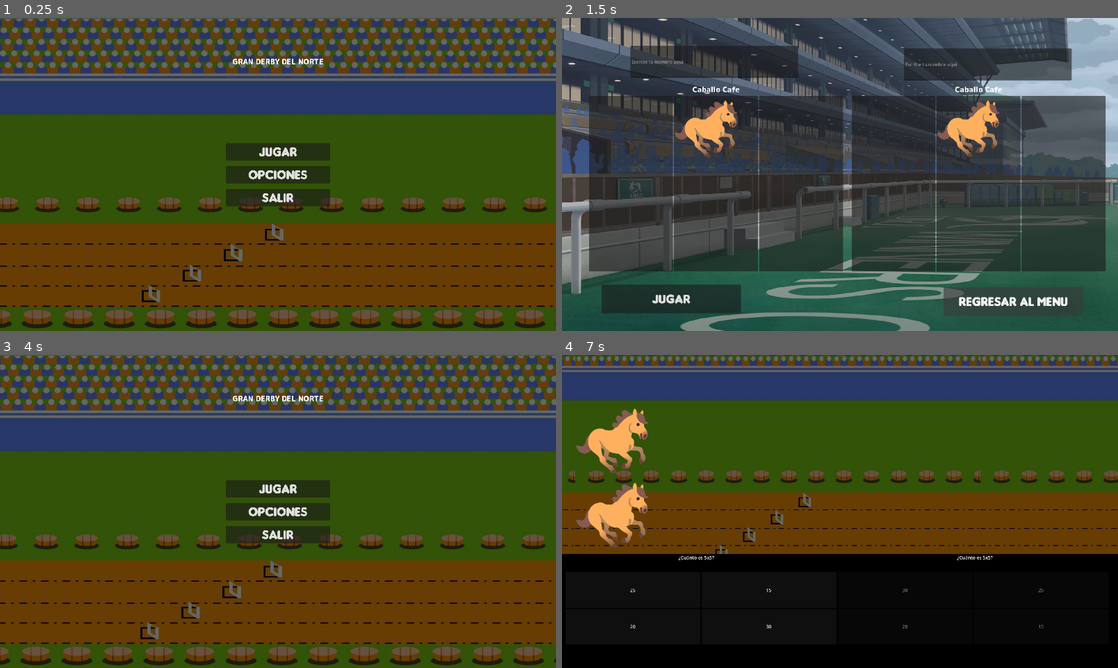
Above: before the commit, frames 1-4 (two rows, left to right).
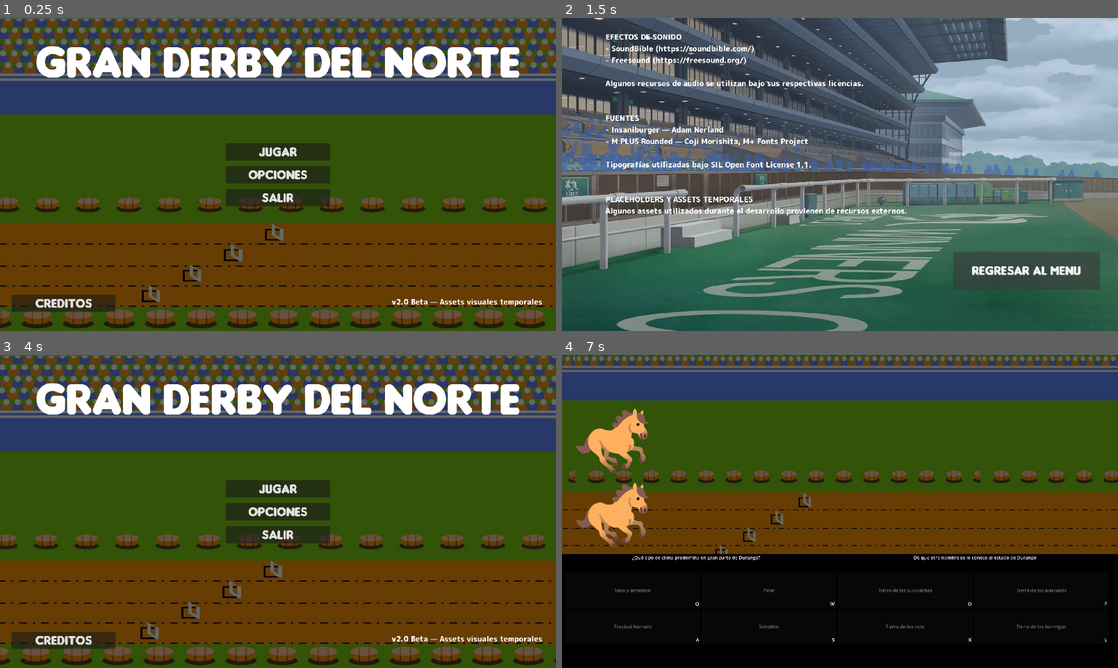
Above: after the commit, the same moments.

Repository: Rodalex05/Juego-Caballos
Game: Godot game, scene res://Escenas/Menu_Principal/menu_principal.tscn
Same seed, same stepped clock (60 frames per second), same inputs: the game is played once before the commit and once after it.
Inputs (mouse positions are in pixels of both pictures, inside the frame that each line leads up to):
- Up to frame 1 (0.25 s): no input
- Up to frame 2 (1.5 s): click "JUGAR" (after the commit: "CREDITOS") at 0.5 s; click "REGRESAR AL MENU" (after the commit: "Regresar al menu") at 1.25 s
- Up to frame 3 (4 s): click "JUGAR" at 2 s; click (150, 398) at 2.77 s; type "Alex" at 2.85 s; click (428, 401) at 3 s; type "Alex" at 3.08 s; click "REGRESAR AL MENU" at 3.5 s
- Up to frame 4 (7 s): click "JUGAR" at 4.25 s; click (628, 520) at 5.02 s; click (801, 520) at 5.77 s; click "JUGAR" at 6.5 s

The runs differ from the first frame. In frame 1, 6.7% of the frame differs, in the area x 2-98%, y 8-94%; in frame 2, 71%, in the area x 0-100%, y 0-100%; in frame 3, 6.7%; in frame 4, 0.6%.

Commit message:
Mejoras

Diff:
--- /dev/null
+++ b/Escenas/Creditos/Creditos.tscn
@@ -0,0 +1,70 @@
+[gd_scene format=3 uid="uid://5pkpfysn4eja"]
+
+[ext_resource type="Texture2D" uid="uid://b17xx84hfvx4k" path="res://sprites/Escenarios/Bg_0056_00411.png" id="1_nfbil"]
+[ext_resource type="Theme" uid="uid://cjx38561hocxb" path="res://Temas/Labels.tres" id="2_4bbef"]
+[ext_resource type="Theme" uid="uid://cvshnhlprb4rk" path="res://Temas/Btn_Menu_principal.tres" id="3_4bbef"]
+[ext_resource type="Script" uid="uid://dt7d6b32fiusw" path="res://Escenas/Menu_Ganador/Script/btn_regresar.gd" id="4_qc4ys"]
+[ext_resource type="AudioStream" uid="uid://3bceg5y8wyd2" path="res://SFX/sfx_Boton_pressed.wav" id="5_56kt0"]
+[ext_resource type="AudioStream" uid="uid://4qyyf47663fv" path="res://SFX/sfx_hover_menu.wav" id="6_747sr"]
+
+[node name="Ganador" type="Control" unique_id=437828833]
+layout_mode = 3
+anchors_preset = 15
+anchor_right = 1.0
+anchor_bottom = 1.0
+grow_horizontal = 2
+grow_vertical = 2
+
+[node name="TextureRect" type="TextureRect" parent="." unique_id=32976540]
+layout_mode = 0
+offset_left = -226.0
+offset_top = -10.0
+offset_right = 1980.0
+offset_bottom = 1081.0
+texture = ExtResource("1_nfbil")
+
+[node name="Label" type="Label" parent="." unique_id=958248619]
+layout_mode = 0
+offset_left = 150.0
+offset_top = 47.0
+offset_right = 1601.0
+offset_bottom = 363.0
+theme = ExtResource("2_4bbef")
+text = "EFECTOS DE SONIDO
+- SoundBible (https://soundbible.com/)
+- Freesound (https://freesound.org/)
+
+Algunos recursos de audio se utilizan bajo sus respectivas licencias.
+
+
+FUENTES
+- Insaniburger — Adam Nerland
+- M PLUS Rounded — Coji Morishita, M+ Fonts Project
+
+Tipografías utilizadas bajo SIL Open Font License 1.1.
+
+
+PLACEHOLDERS Y ASSETS TEMPORALES
+Algunos assets utilizados durante el desarrollo provienen de recursos externos."
+
+[node name="Btn_Regresar" type="Button" parent="." unique_id=1807446327 node_paths=PackedStringArray("sfx_pasar", "sfx_select")]
+layout_mode = 0
+offset_left = 1351.0
+offset_top = 807.0
+offset_right = 1857.0
+offset_bottom = 937.0
+theme = ExtResource("3_4bbef")
+text = "Regresar al menu"
+script = ExtResource("4_qc4ys")
+sfx_pasar = NodePath("../Audio_Hover")
+sfx_select = NodePath("../AudioClick")
+
+[node name="AudioClick" type="AudioStreamPlayer" parent="." unique_id=2064833456]
+stream = ExtResource("5_56kt0")
+bus = &"bus_sfx"
+
+[node name="Audio_Hover" type="AudioStreamPlayer" parent="." unique_id=187162521]
+stream = ExtResource("6_747sr")
+bus = &"bus_sfx"
+
+[connection signal="mouse_entered" from="Btn_Regresar" to="Btn_Regresar" method="_on_mouse_entered"]
--- a/Escenas/Menu_Ganador/Script/btn_regresar.gd
+++ b/Escenas/Menu_Ganador/Script/btn_regresar.gd
@@ -1,7 +1,15 @@
 extends Button
+@export var sfx_pasar : AudioStreamPlayer
+@export var sfx_select : AudioStreamPlayer
 #manda al menu principal
 func _ready() -> void:
 	pressed.connect(_menu)
 func _menu():
+	#Reproduce el sonido
+	sfx_select.play()
 	await get_tree().create_timer(0.2).timeout
 	get_tree().change_scene_to_file("res://Escenas/Menu_Principal/menu_principal.tscn")
+
+#Sonar si se pasa el mouse encima
+func _on_mouse_entered() -> void:
+	sfx_pasar.play()
--- a/Escenas/Menu_Ganador/ganador.tscn
+++ b/Escenas/Menu_Ganador/ganador.tscn
@@ -2,8 +2,10 @@
 
 [ext_resource type="Texture2D" uid="uid://b17xx84hfvx4k" path="res://sprites/Escenarios/Bg_0056_00411.png" id="1_k6dkh"]
 [ext_resource type="Script" uid="uid://5kw4mkro13pf" path="res://Escenas/Menu_Ganador/Script/label_ganador2.gd" id="2_1pxpu"]
-[ext_resource type="Theme" uid="uid://bbxupr6wek47v" path="res://Temas/Check_button.tres" id="3_1pxpu"]
+[ext_resource type="Theme" uid="uid://cvshnhlprb4rk" path="res://Temas/Btn_Menu_principal.tres" id="3_1pxpu"]
 [ext_resource type="Script" uid="uid://dt7d6b32fiusw" path="res://Escenas/Menu_Ganador/Script/btn_regresar.gd" id="4_7f2gi"]
+[ext_resource type="AudioStream" uid="uid://4qyyf47663fv" path="res://SFX/sfx_hover_menu.wav" id="5_sg06g"]
+[ext_resource type="AudioStream" uid="uid://3bceg5y8wyd2" path="res://SFX/sfx_Boton_pressed.wav" id="6_sg4b7"]
 
 [node name="Ganador" type="Control" unique_id=437828833]
 layout_mode = 3
@@ -30,12 +32,20 @@
 text = "Felicidades"
 script = ExtResource("2_1pxpu")
 
-[node name="Btn_Regresar" type="Button" parent="." unique_id=1807446327]
+[node name="Btn_Regresar" type="Button" parent="." unique_id=1807446327 node_paths=PackedStringArray("sfx_pasar", "sfx_select")]
 layout_mode = 0
-offset_left = 1229.0
-offset_top = 711.0
-offset_right = 1857.0
-offset_bottom = 937.0
+offset_left = 1232.0
+offset_top = 762.0
+offset_right = 1860.0
+offset_bottom = 988.0
 theme = ExtResource("3_1pxpu")
 text = "Regresar al menu"
 script = ExtResource("4_7f2gi")
+sfx_pasar = NodePath("../AudioPasar")
+sfx_select = NodePath("../AudioPresionar")
+
+[node name="AudioPasar" type="AudioStreamPlayer" parent="." unique_id=1552412211]
+stream = ExtResource("5_sg06g")
+
+[node name="AudioPresionar" type="AudioStreamPlayer" parent="." unique_id=144112494]
+stream = ExtResource("6_sg4b7")
--- a/Escenas/Menu_Ganador/ganador2.tscn
+++ b/Escenas/Menu_Ganador/ganador2.tscn
@@ -1,8 +1,9 @@
 [gd_scene format=3 uid="uid://pawota5fssk7"]
 
 [ext_resource type="Texture2D" uid="uid://b17xx84hfvx4k" path="res://sprites/Escenarios/Bg_0056_00411.png" id="1_nwsta"]
-[ext_resource type="Script" uid="uid://b2b1my8ytpkg0" path="res://Escenas/Menu_Ganador/Script/label_ganador.gd" id="2_mxx7n"]
-[ext_resource type="Theme" uid="uid://bbxupr6wek47v" path="res://Temas/Check_button.tres" id="3_leydk"]
+[ext_resource type="Theme" uid="uid://c2hav4o47l1gq" path="res://Temas/lb_creditos.tres" id="2_leydk"]
+[ext_resource type="Script" uid="uid://5kw4mkro13pf" path="res://Escenas/Menu_Ganador/Script/label_ganador2.gd" id="3_mxx7n"]
+[ext_resource type="Theme" uid="uid://cvshnhlprb4rk" path="res://Temas/Btn_Menu_principal.tres" id="3_nwsta"]
 [ext_resource type="Script" uid="uid://dt7d6b32fiusw" path="res://Escenas/Menu_Ganador/Script/btn_regresar.gd" id="4_y6oa5"]
 
 [node name="Ganador" type="Control" unique_id=437828833]
@@ -23,12 +24,12 @@
 
 [node name="Label" type="Label" parent="." unique_id=958248619]
 layout_mode = 0
-offset_left = 150.0
-offset_top = 47.0
-offset_right = 1601.0
-offset_bottom = 363.0
-text = "Felicidades"
-script = ExtResource("2_mxx7n")
+offset_left = 89.0
+offset_top = 56.0
+offset_right = 1540.0
+offset_bottom = 741.0
+theme = ExtResource("2_leydk")
+script = ExtResource("3_mxx7n")
 
 [node name="Btn_Regresar" type="Button" parent="." unique_id=1807446327]
 layout_mode = 0
@@ -36,6 +37,6 @@
 offset_top = 711.0
 offset_right = 1857.0
 offset_bottom = 937.0
-theme = ExtResource("3_leydk")
+theme = ExtResource("3_nwsta")
 text = "Regresar al menu"
 script = ExtResource("4_y6oa5")
--- a/Escenas/Menu_Principal/menu_principal.tscn
+++ b/Escenas/Menu_Principal/menu_principal.tscn
@@ -9,7 +9,9 @@
 [ext_resource type="Script" uid="uid://c2y2tstrfgkv5" path="res://Escenas/Menu_Principal/Scripts/btn_select.gd" id="5_ciq5v"]
 [ext_resource type="PackedScene" uid="uid://conh6y0ukxgkv" path="res://Escenas/Menu_Opciones/Menu_opciones.tscn" id="6_8noi1"]
 [ext_resource type="AudioStream" uid="uid://3bceg5y8wyd2" path="res://SFX/sfx_Boton_pressed.wav" id="8_ciq5v"]
-[ext_resource type="Theme" uid="uid://cjx38561hocxb" path="res://Temas/Labels.tres" id="10_6voup"]
+[ext_resource type="Theme" uid="uid://d0ww38uiany33" path="res://Temas/Labeltitulo.tres" id="10_6voup"]
+[ext_resource type="Theme" uid="uid://cjx38561hocxb" path="res://Temas/Labels.tres" id="11_x8ylp"]
+[ext_resource type="PackedScene" uid="uid://5pkpfysn4eja" path="res://Escenas/Creditos/Creditos.tscn" id="12_vl7im"]
 
 [node name="Menu_principal" type="Control" unique_id=1360911147]
 layout_mode = 3
@@ -81,7 +83,7 @@
 stream = ExtResource("8_ciq5v")
 bus = &"bus_sfx"
 
-[node name="Label" type="Label" parent="." unique_id=1567975048]
+[node name="Lb_Titulo" type="Label" parent="." unique_id=1567975048]
 layout_mode = 1
 anchors_preset = 5
 anchor_left = 0.5
@@ -95,6 +97,29 @@
 horizontal_alignment = 1
 vertical_alignment = 1
 
+[node name="Label" type="Label" parent="." unique_id=1777509066]
+layout_mode = 0
+offset_left = 1353.0
+offset_top = 961.0
+offset_right = 1873.0
+offset_bottom = 1031.0
+theme = ExtResource("11_x8ylp")
+text = "v2.0 Beta — Assets visuales temporales"
+
+[node name="Btn_Creditos" type="Button" parent="." unique_id=1003466527 node_paths=PackedStringArray("sfx_pasar", "sfx_select")]
+layout_mode = 0
+offset_left = 40.0
+offset_top = 955.0
+offset_right = 399.0
+offset_bottom = 1014.0
+theme = ExtResource("1_68geh")
+text = "CREDITOS"
+script = ExtResource("3_v6jxy")
+escena_seleccion = ExtResource("12_vl7im")
+sfx_pasar = NodePath("../SFX_Hover")
+sfx_select = NodePath("../SFX_Select")
+
 [connection signal="mouse_entered" from="VBoxContainer/Btn_Iniciar" to="VBoxContainer/Btn_Iniciar" method="_on_mouse_entered"]
 [connection signal="mouse_entered" from="VBoxContainer/Btn_Opciones" to="VBoxContainer/Btn_Opciones" method="_on_mouse_entered"]
 [connection signal="mouse_entered" from="VBoxContainer/Btn_Salir" to="VBoxContainer/Btn_Salir" method="_on_mouse_entered"]
+[connection signal="mouse_entered" from="Btn_Creditos" to="Btn_Creditos" method="_on_mouse_entered"]
--- a/Escenas/Menu_Seleccion/Menu_seleccion.tscn
+++ b/Escenas/Menu_Seleccion/Menu_seleccion.tscn
@@ -59,13 +59,15 @@
 stream = ExtResource("4_3fgqy")
 bus = &"bus_sfx"
 
-[node name="VBoxContainer" type="VBoxContainer" parent="." unique_id=1677728101]
+[node name="VBoxContainer" type="VBoxContainer" parent="." unique_id=1677728101 node_paths=PackedStringArray("sfx_pasar", "sfx_select")]
 layout_mode = 0
 offset_left = 94.0
 offset_top = 228.0
 offset_right = 971.0
 offset_bottom = 874.0
 script = ExtResource("6_7d545")
+sfx_pasar = NodePath("../Sfx_hover")
+sfx_select = NodePath("../sfx_press")
 
 [node name="LabelNombre" type="Label" parent="VBoxContainer" unique_id=732303786]
 layout_mode = 2
@@ -97,13 +99,15 @@
 layout_mode = 2
 size_flags_horizontal = 3
 
-[node name="VBoxContainer2" type="VBoxContainer" parent="." unique_id=1596790314]
+[node name="VBoxContainer2" type="VBoxContainer" parent="." unique_id=1596790314 node_paths=PackedStringArray("sfx_pasar", "sfx_select")]
 layout_mode = 0
 offset_left = 1000.0
 offset_top = 228.0
 offset_right = 1877.0
 offset_bottom = 874.0
 script = ExtResource("10_2u5pg")
+sfx_pasar = NodePath("../Sfx_hover")
+sfx_select = NodePath("../sfx_press")
 
 [node name="LabelNombre" type="Label" parent="VBoxContainer2" unique_id=1957155147]
 layout_mode = 2
--- a/Escenas/Menu_Seleccion/Script/v_box_skins1.gd
+++ b/Escenas/Menu_Seleccion/Script/v_box_skins1.gd
@@ -1,4 +1,6 @@
 extends VBoxContainer
+@export var sfx_pasar : AudioStreamPlayer2D
+@export var sfx_select : AudioStreamPlayer2D
 # =========================
 # ARRAY DE SKINS
 # =========================
@@ -53,6 +55,7 @@
 # =========================================================
 # Esta función avanza a la derecha
 func siguiente_skin():
+	sfx_select.play()
 	indice += 1
 	# Si el indice supera el tamaño del array vuelve al inicio.
 	if indice >= skins.size():
@@ -61,6 +64,7 @@
 
 # Esta función avanza a la derecha
 func anterior_skin():
+	sfx_select.play()
 	indice -= 1
 	# Si el indice supera el tamaño del array vuelve al inicio.
 	if indice < 0:
--- a/Escenas/Menu_Seleccion/Script/v_box_skins2.gd
+++ b/Escenas/Menu_Seleccion/Script/v_box_skins2.gd
@@ -1,4 +1,6 @@
 extends VBoxContainer
+@export var sfx_pasar : AudioStreamPlayer2D
+@export var sfx_select : AudioStreamPlayer2D
 # =========================
 # ARRAY DE SKINS
 # =========================
@@ -53,6 +55,7 @@
 # =========================================================
 # Esta función avanza a la derecha
 func siguiente_skin():
+	sfx_select.play()
 	indice += 1
 	# Si el indice supera el tamaño del array vuelve al inicio.
 	if indice >= skins.size():
@@ -61,6 +64,7 @@
 
 # Esta función avanza a la derecha
 func anterior_skin():
+	sfx_select.play()
 	indice -= 1
 	# Si el indice supera el tamaño del array vuelve al inicio.
 	if indice < 0:
--- /dev/null
+++ b/Escenas/Ui_Preguntas/Preguntas/Preguntas_Durango.csv
@@ -0,0 +1,18 @@
+Pregunta,Correcta,Incorrecta1,Incorrecta2,Incorrecta3,Dato curioso de la pregunta
+De que otro nombre se le conoce al estado de Durango,Tierra de los alacranes,Tierra de los osos,Tierra de las hormigas,Tierra de las cucarachas,Incluso venden mezcal con estos insectos dentro
+¿Cuál es un lugar turístico muy famoso de Durango por sus paisajes naturales?,Mexiquillo,Cañón del Sumidero,Xcaret,Barranca del Cobre,"Mexiquillo es famoso por sus bosques, túneles y enormes formaciones de piedra."
+¿Qué actividad económica destaca mucho en Durango?,Industria forestal,Producción petrolera,Pesca marítima,Cultivo de cacao,Durango cuenta con grandes bosques que ayudan mucho a la industria maderera.
+¿Qué animal es común en las zonas montañosas de Durango?,Venado cola blanca,León africano,Pingüino,Koala,Venado cola blanca habita en varias zonas montañosas y boscosas del estado.
+¿Qué río es el más importante del estado y abastece a la región agrícola de la Comarca Lagunera?,Río Nazas,Río Balsas,Río Lerma,Río Bravo,"Las aguas de este río no desembocan en el mar, sino que fluyen hacia el interior para desaparecer en lagunas del desierto."
+¿Qué comida típica es muy conocida en Durango?,Caldillo durangueño,Sushi,Pizza hawaiana,Ramen,Caldillo durangueño es uno de los platillos más representativos de Durango.
+¿Qué tipo de clima predomina en gran parte de Durango?,Seco y semiseco,Tropical húmedo,Polar,Selvático,El clima seco de Durango favorece la existencia de zonas desérticas y boscosas.
+"¿Qué personaje de la Revolución Mexicana, conocido como el Centauro del Norte nació en Durango?",Pancho Villa,Álvaro Obregón,Venustiano Carranza,Emiliano Zapata,"Aunque se le asocia mucho con Chihuahua por sus batallas, su nombre real era Doroteo Arango y nació en el municipio duranguense de San Juan del Río."
+¿En qué año se fundó oficialmente la ciudad de Victoria de Durango?,1563,1521,1610,1776,"El nombre del estado se eligió en honor a la localidad española de Durango, de donde era originario el fundador Francisco de Ibarra."
+¿Por qué Durango es famoso en el cine?,Por grabar películas del viejo oeste,Por sus playas,Por sus volcanes,Por sus rascacielos,Durango tiene un Paseo de las Estrellas dedicado a actores y películas filmadas en el estado.
+¿Qué representa el Paseo de las Estrellas en Durango?,Un homenaje a las películas y actores filmados en el estado ,Un museo de dinosaurios,Una zona de volcanes famosos,Un mercado artesanal,Durango es conocido como La Tierra del Cine por la gran cantidad de películas grabadas ahí.
+¿Capital de Durango?,Durango,Gómez Palacio,Mazatlán,Madagascar,Durango capital fue fundada en 1563 y conserva mucha arquitectura colonial.
+¿Qué zona natural de Durango es famosa por sus paisajes boscosos?,Sierra Madre Occidental,Desierto del Sahara,Pisos Picados,Socavon Soterrado,Durango tiene enormes zonas forestales gracias a la Sierra Madre Occidental.
+¿Qué animal es típico de las zonas montañosas de Durango?,Venado cola blanca,Pingüino,Venado de cola negra,Venado de las islas,El venado cola blanca habita en muchas áreas boscosas del estado.
+¿Qué bebida tradicional se produce en Durango?,Mezcal,Sake,Vodka,Esperman de pitufo,Durango tiene denominación de origen para la producción de mezcal.
+¿Qué platillo típico es famoso en Durango?,Caldillo Durangueño,Torta de gelatina,Cochinita pibil,Pozole,El caldillo durangueño lleva carne seca y chile pasado.
+¿Qué recurso natural es abundante en Durango?,Madera ,Petroleo,Oro,Plata,Durango es uno de los principales productores forestales de México.
--- a/Escenas/Ui_Preguntas/Principal_Preguntas.tscn
+++ b/Escenas/Ui_Preguntas/Principal_Preguntas.tscn
@@ -5,6 +5,7 @@
 [ext_resource type="Script" uid="uid://co8d20rhyrmx" path="res://Escenas/Ui_Preguntas/Scripts/grid_p_2.gd" id="3_550h2"]
 [ext_resource type="AudioStream" uid="uid://cucq574l1mpa4" path="res://SFX/sfx_correct.wav" id="4_550h2"]
 [ext_resource type="AudioStream" uid="uid://cbgol20ivlokk" path="res://SFX/sfx_wrong.wav" id="5_1dic1"]
+[ext_resource type="Script" uid="uid://mibrcxy2mfya" path="res://Escenas/Ui_Preguntas/Scripts/rect_curiosidad_1.gd" id="6_nexb1"]
 
 [node name="Ui_Preguntas" type="Control" unique_id=891131748]
 layout_mode = 3
@@ -66,7 +67,7 @@
 script = ExtResource("2_eulf6")
 sfx_correcto = NodePath("../../SFX_Correcto")
 sfx_incorrecto = NodePath("../../SFX_Incorrecto")
-cooldown = 0.0
+cooldown = 3.0
 
 [node name="Bt_1A" type="Button" parent="HBoxContainer/Grid_J1" unique_id=1236914047]
 layout_mode = 2
@@ -96,6 +97,7 @@
 script = ExtResource("3_550h2")
 sfx_correcto = NodePath("../../SFX_Correcto")
 sfx_incorrecto = NodePath("../../SFX_Incorrecto")
+cooldown = 3.0
 
 [node name="Bt_2A" type="Button" parent="HBoxContainer/Grid_J2" unique_id=301723186]
 layout_mode = 2
@@ -116,3 +118,95 @@
 layout_mode = 2
 size_flags_horizontal = 3
 size_flags_vertical = 3
+
+[node name="GridControlesJ1" type="GridContainer" parent="." unique_id=1930853142]
+layout_mode = 0
+offset_left = 24.0
+offset_top = 63.0
+offset_right = 956.0
+offset_bottom = 307.0
+columns = 2
+
+[node name="Bt_1" type="Label" parent="GridControlesJ1" unique_id=130814670]
+layout_mode = 2
+size_flags_horizontal = 3
+size_flags_vertical = 6
+text = "Q"
+horizontal_alignment = 2
+
+[node name="Bt_2" type="Label" parent="GridControlesJ1" unique_id=519049613]
+layout_mode = 2
+size_flags_horizontal = 3
+size_flags_vertical = 6
+text = "W"
+horizontal_alignment = 2
+
+[node name="Bt_3" type="Label" parent="GridControlesJ1" unique_id=446216161]
+layout_mode = 2
+size_flags_horizontal = 3
+text = "A"
+horizontal_alignment = 2
+
+[node name="Bt_4" type="Label" parent="GridControlesJ1" unique_id=343716292]
+layout_mode = 2
+size_flags_horizontal = 3
+text = "S"
+horizontal_alignment = 2
+
+[node name="GridControlesJ2" type="GridContainer" parent="." unique_id=995605215]
+layout_mode = 0
+offset_left = 965.0
+offset_top = 63.0
+offset_right = 1897.0
+offset_bottom = 307.0
+columns = 2
+
+[node name="Bt_1" type="Label" parent="GridControlesJ2" unique_id=1550880343]
+layout_mode = 2
+size_flags_horizontal = 3
+size_flags_vertical = 6
+text = "O"
+horizontal_alignment = 2
+
+[node name="Bt_2" type="Label" parent="GridControlesJ2" unique_id=1304115090]
+layout_mode = 2
+size_flags_horizontal = 3
+size_flags_vertical = 6
+text = "P"
+horizontal_alignment = 2
+
+[node name="Bt_3" type="Label" parent="GridControlesJ2" unique_id=30331497]
+layout_mode = 2
+size_flags_horizontal = 3
+text = "K"
+horizontal_alignment = 2
+
+[node name="Bt_4" type="Label" parent="GridControlesJ2" unique_id=26330067]
+layout_mode = 2
+size_flags_horizontal = 3
+text = "L"
+horizontal_alignment = 2
+
+[node name="Rect_curiosidad1" type="ColorRect" parent="." unique_id=1080846634]
+layout_mode = 0
+offset_left = 204.0
+offset_top = 87.0
+offset_right = 735.0
+offset_bottom = 283.0
+color = Color(0.19076231, 0.19076234, 0.19076231, 1)
+script = ExtResource("6_nexb1")
+
+[node name="Label" type="Label" parent="Rect_curiosidad1" unique_id=942860190]
+layout_mode = 1
+anchors_preset = 15
+anchor_right = 1.0
+anchor_bottom = 1.0
+grow_horizontal = 2
+grow_vertical = 2
+text = "CURIOSIDAD"
+horizontal_alignment = 1
+vertical_alignment = 1
+autowrap_mode = 2
+
+[connection signal="respuesta_correcta" from="HBoxContainer/Grid_J1" to="Rect_curiosidad1" method="_on_grid_j_1_respuesta_correcta"]
+[connection signal="respuesta_incorrecta" from="HBoxContainer/Grid_J1" to="Rect_curiosidad1" method="_on_grid_j_1_respuesta_incorrecta"]
--- a/Escenas/Ui_Preguntas/Scripts/grid_p_1.gd
+++ b/Escenas/Ui_Preguntas/Scripts/grid_p_1.gd
@@ -47,6 +47,11 @@
 	for i in range(botones.size()):
 		botones[i].text = opciones[i]
 		botones[i].set_meta("correcto",opciones[i] == respuesta_correcta_actual)
+		if opciones[i] == respuesta_correcta_actual:
+			botones[i].add_theme_color_override("font_color", Color.GREEN)
+		else:
+			botones[i].add_theme_color_override("font_color", Color.RED)
+
 	inicio_con_delay()
 
 # =====================================================
--- a/Escenas/Ui_Preguntas/Scripts/principal.gd
+++ b/Escenas/Ui_Preguntas/Scripts/principal.gd
@@ -5,6 +5,7 @@
 #Conectar Grids
 @onready var pregunta_j1 = $Grid_Preguntas/PreguntasJ1
 @onready var pregunta_j2 = $Grid_Preguntas/PreguntasJ2
+@onready var curiosidad_j1 = $Rect_curiosidad1/Label
 #Conectar Hbox
 @onready var grid_p1 = $HBoxContainer/Grid_J1
 @onready var grid_p2 = $HBoxContainer/Grid_J2
@@ -13,7 +14,7 @@
 # ARRAY DE PREGUNTAS
 # =====================================================
 var preguntas = []
-
+var pregunta_actual_j1 = {}
 # =====================================================
 # FUNCION READY
 # =====================================================
@@ -29,10 +30,10 @@
 
 func cargar_preguntas():
 	var archivo = FileAccess.open(
-	"res://Escenas/Ui_Preguntas/Preguntas/Pregtest.csv",FileAccess.READ)
+	"res://Escenas/Ui_Preguntas/Preguntas/Preguntas_Durango.csv",FileAccess.READ)
 		#Debug
 	if archivo == null:
-		print(FileAccess.file_exists("res://Escenas/Ui_Preguntas/Preguntas/Pregtest.csv"))
+		print(FileAccess.file_exists("res://Escenas/Ui_Preguntas/Preguntas/Preguntas_Durango.csv"))
 		print("NO SE PUDO ABRIR EL CSV")
 		return
 	# Saltar encabezado
@@ -47,17 +48,18 @@
 			"incorrectas": [
 				fila[2],
 				fila[3],
-				fila[4]
-			]
+				fila[4]],
+				"curiosidad":fila[5]
+
 })
 # =====================================================
 # NUEVA PREGUNTA J1
 # =====================================================
 func nueva_pregunta_j1():
-	var pregunta = preguntas.pick_random()
-	pregunta_j1.text = pregunta["pregunta"]
-	grid_p1.configurar_pregunta(pregunta)
-
+	pregunta_actual_j1 = preguntas.pick_random()
+	pregunta_j1.text = pregunta_actual_j1["pregunta"]
+	grid_p1.configurar_pregunta(pregunta_actual_j1)
+	curiosidadbox_j1()
 # =====================================================
 # NUEVA PREGUNTA J2
 # =====================================================
@@ -65,3 +67,6 @@
 	var pregunta = preguntas.pick_random()
 	pregunta_j2.text = pregunta["pregunta"]
 	grid_p2.configurar_pregunta(pregunta)
+
+func curiosidadbox_j1():
+	curiosidad_j1.text = pregunta_actual_j1["curiosidad"]
--- /dev/null
+++ b/Escenas/Ui_Preguntas/Scripts/rect_curiosidad_1.gd
@@ -0,0 +1,12 @@
+extends ColorRect
+func _ready():
+	$".".visible = false
+
+func _on_grid_j_1_respuesta_correcta() -> void:
+	pass # Replace with function body.
+	$".".visible = true
+	await get_tree().create_timer(3.0).timeout
+	$".".visible = false
+
+func _on_grid_j_1_respuesta_incorrecta() -> void:
+	pass # Replace with function body.
--- /dev/null
+++ b/Temas/Labeltitulo.tres
@@ -0,0 +1,7 @@
+[gd_resource type="Theme" format=3 uid="uid://d0ww38uiany33"]
+
+[ext_resource type="FontFile" uid="uid://b6eme8fgmeqoo" path="res://Fonts/Insanibu.ttf" id="1_lkau1"]
+
+[resource]
+Label/font_sizes/font_size = 159
+Label/fonts/font = ExtResource("1_lkau1")
--- /dev/null
+++ b/Temas/lb_creditos.tres
@@ -0,0 +1,8 @@
+[gd_resource type="Theme" format=3 uid="uid://c2hav4o47l1gq"]
+
+[ext_resource type="FontFile" uid="uid://bata5wklno1h1" path="res://Fonts/MPLUSRounded1c-ExtraBold.ttf" id="1_uhssx"]
+
+[resource]
+default_font = ExtResource("1_uhssx")
+Label/font_sizes/font_size = 28
+Label/fonts/font = ExtResource("1_uhssx")
Binary file added: Escenas/Ui_Preguntas/Preguntas/Preguntas_Durango.Correcta.translation
Binary file added: Escenas/Ui_Preguntas/Preguntas/Preguntas_Durango.Dato curioso de la pregunta.translation
Binary file added: Escenas/Ui_Preguntas/Preguntas/Preguntas_Durango.Incorrecta1.translation
Binary file added: Escenas/Ui_Preguntas/Preguntas/Preguntas_Durango.Incorrecta2.translation
Binary file added: Escenas/Ui_Preguntas/Preguntas/Preguntas_Durango.Incorrecta3.translation
Not shown, added: Escenas/Ui_Preguntas/Preguntas/Preguntas_Durango.csv.import
Not shown, added: Escenas/Ui_Preguntas/Scripts/rect_curiosidad_1.gd.uid
